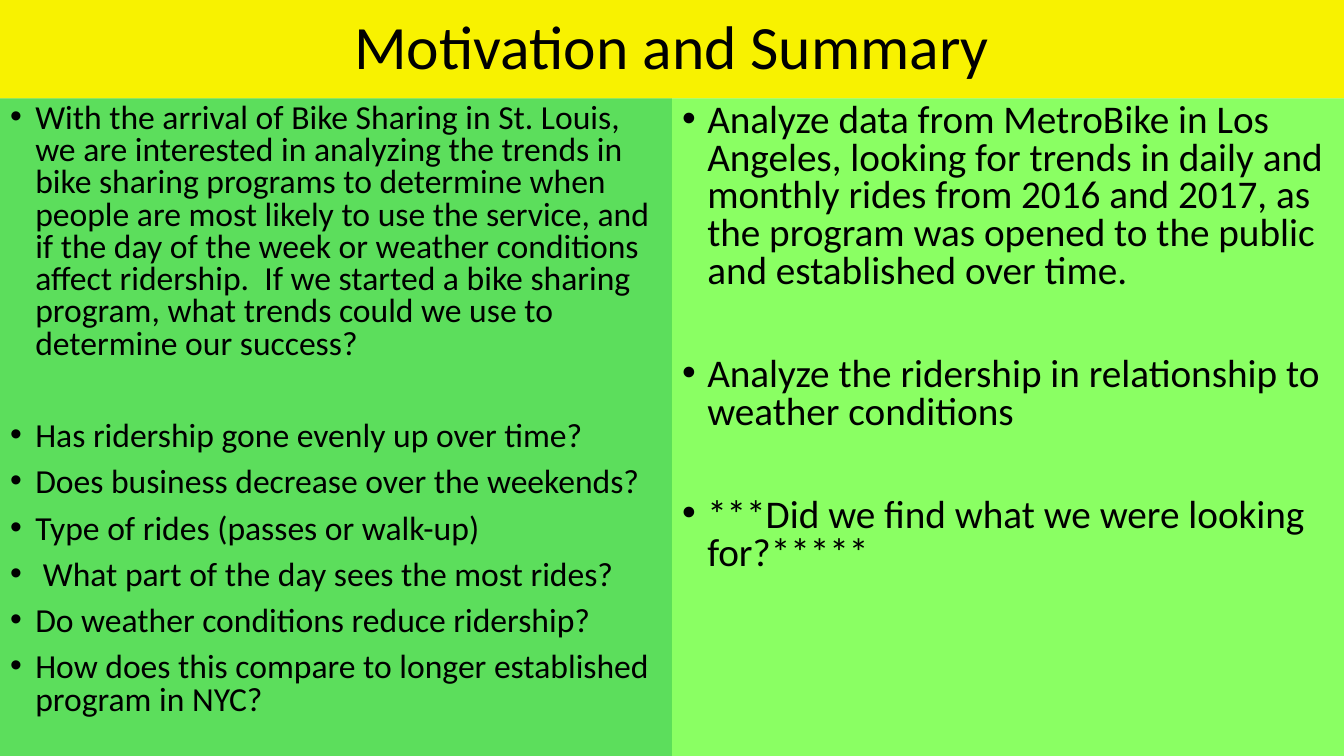
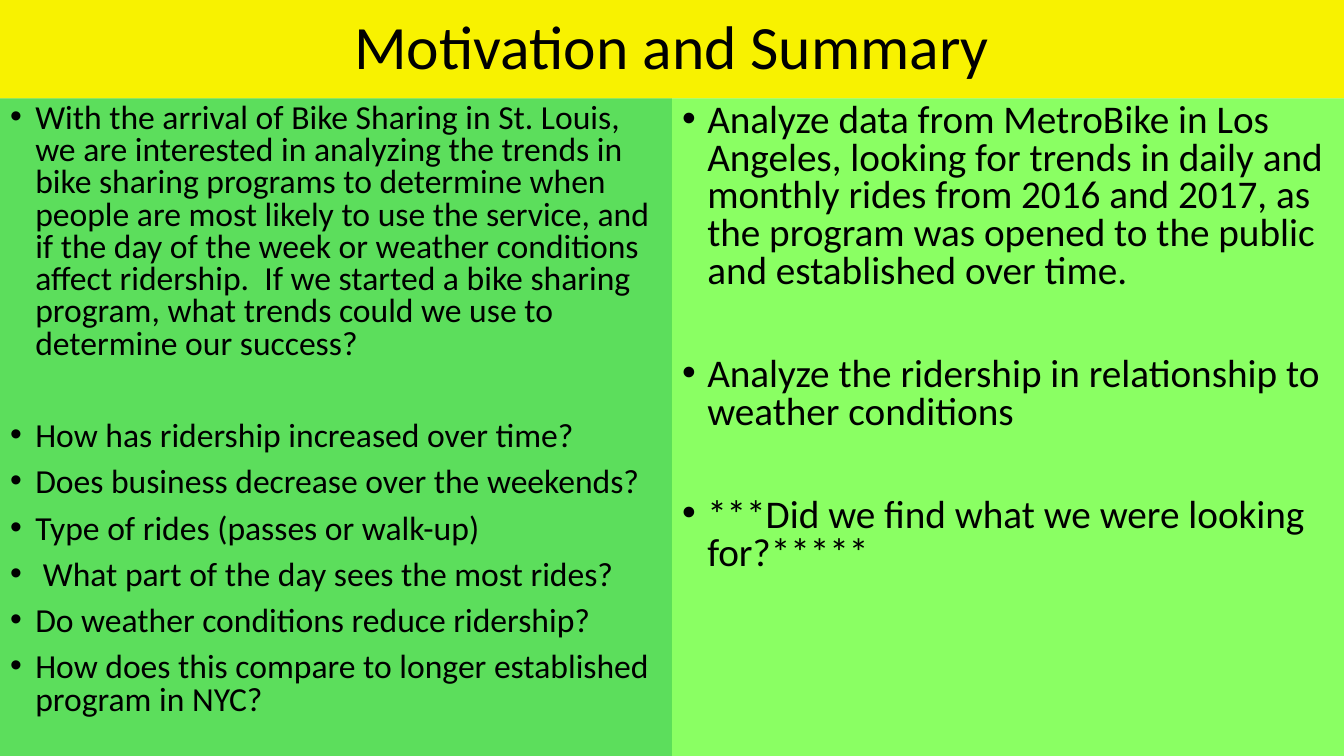
Before and after one commit to sqweets/Project1-LA-Bike_Share, a slide deck: slide 2 of If We Ran a Bike Sharing Company.pptx. Drawn at 1344x756 pixels with LibreOffice and Linux fonts; fonts in the diff are those of the drawing. Boxes give left, top, right and bottom in pixels: in the first picture for what was removed or moved away, otherwise in the second. Text is boxed around its words. In the diff, an @@ line names an element or a change of style, - is before the commit and + after.

```diff
--- a/If We Ran a Bike Sharing Company.pptx
+++ b/If We Ran a Bike Sharing Company.pptx
@@ text at [35,423,574,453]: text changed @@
-• Has ridership gone evenly up over time?
+• How has ridership increased over time?
```
Also in this commit, not shown: 2 other slides changed, 1 slide added.
